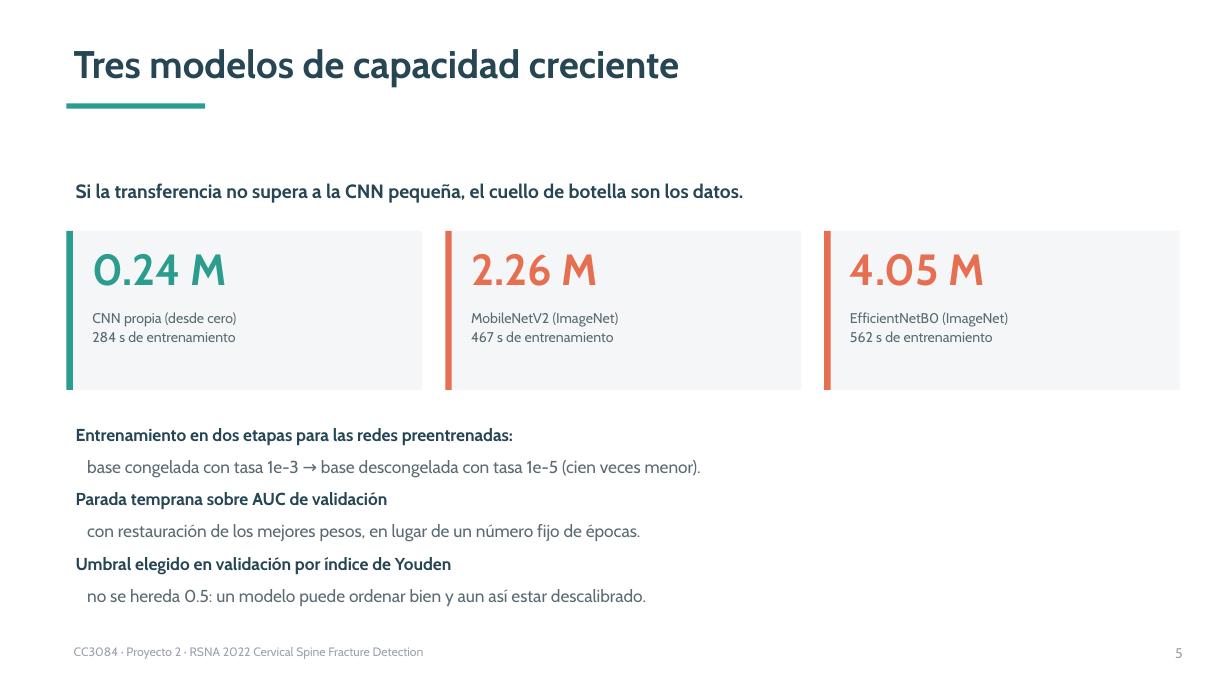
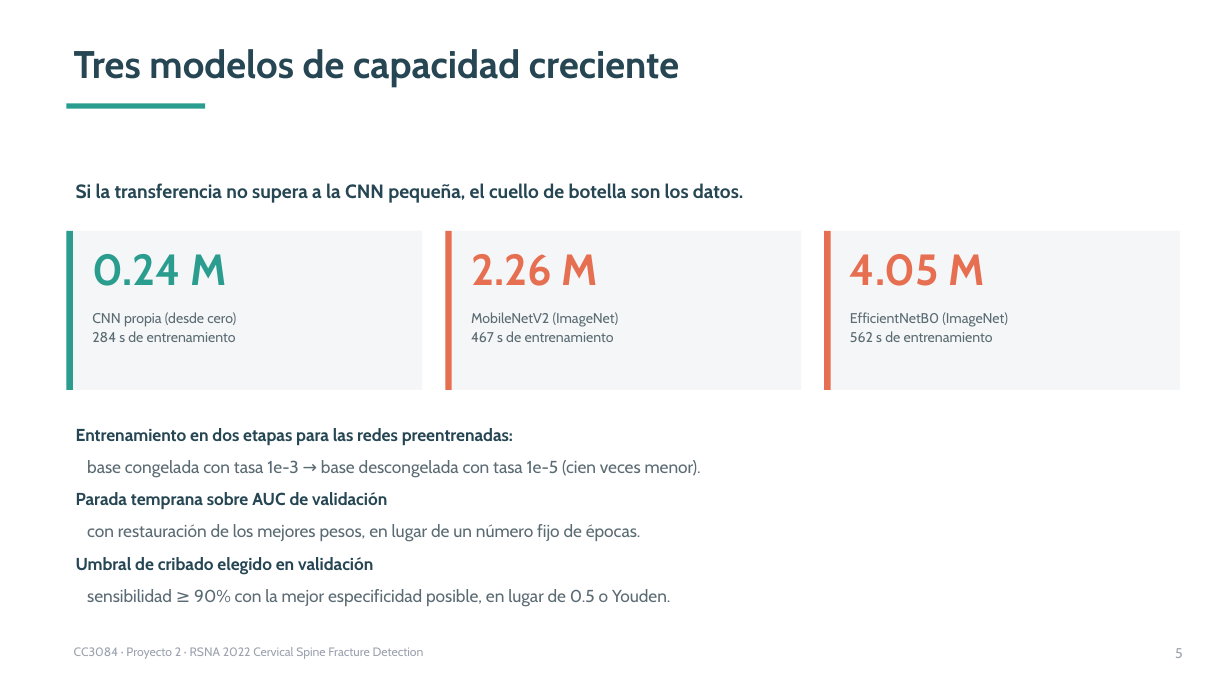
Before and after one commit to rodrigoajmac/CC3084_Proyecto_2, a slide deck: slide 5 of presentacion/proyecto2-resultados-cervical.pptx. Drawn at 1232x693 pixels with LibreOffice and Linux fonts; fonts in the diff are those of the drawing. Boxes give left, top, right and bottom in pixels: in the first picture for what was removed or moved away, otherwise in the second. Text is boxed around its words. In the diff, an @@ line names an element or a change of style, - is before the commit and + after.

Commit message:
alinea presentacion y figura de matrices con el umbral de cribado
- Diapositivas 5 y 7 decian que el umbral se elige por Youden; el umbral
  publicado es el de cribado (sensibilidad >= 90 % en validacion).
- 06_matrices_confusion.png se titulaba "umbral 0.5" pero sus valores son
  los del umbral de cribado. Se regenera desde Aplicacion/metrics/*.json con
  el titulo correcto y se corrige el titulo en el notebook 06.
- Regenera el .pptx y el PDF del informe con la figura nueva.

```diff
--- a/presentacion/proyecto2-resultados-cervical.pptx
+++ b/presentacion/proyecto2-resultados-cervical.pptx
@@ text at [76, 557, 670, 607]: text changed @@
-Umbral elegido en validación por índice de Youden
-no se hereda 0.5: un modelo puede ordenar bien y aun así estar descalibrado.
+Umbral de cribado elegido en validación
+sensibilidad ≥ 90% con la mejor especificidad posible, en lugar de 0.5 o Youden.
```
Also in this commit, not shown: 1 other slide changed, 4 other files.
